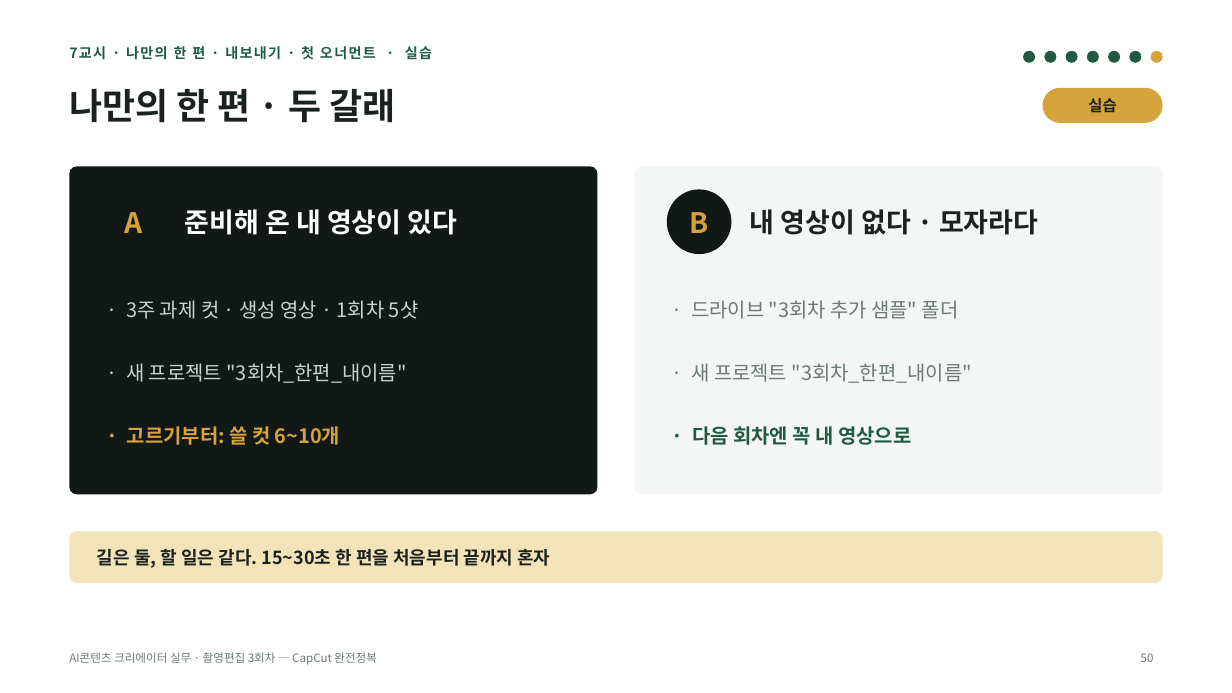
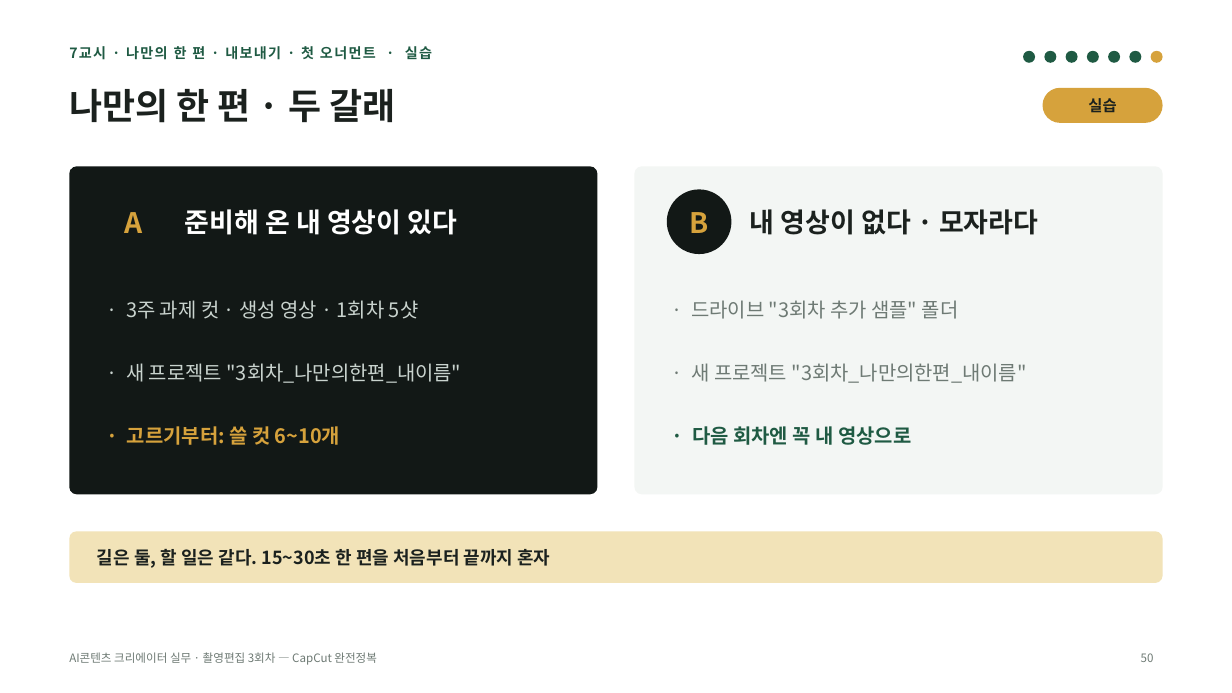
Before and after one commit to yujida/MARUBIT, a slide deck: slide 50 of lectures/03/3회차_CapCut완전정복_슬라이드.pptx. Drawn at 1232x693 pixels with LibreOffice and Linux fonts; fonts in the diff are those of the drawing. Boxes give left, top, right and bottom in pixels: in the first picture for what was removed or moved away, otherwise in the second. Text is boxed around its words. In the diff, an @@ line names an element or a change of style, - is before the commit and + after.

```diff
--- a/lectures/03/3회차_CapCut완전정복_슬라이드.pptx
+++ b/lectures/03/3회차_CapCut완전정복_슬라이드.pptx
@@ text at <box>126,363,462,383</box>: text changed @@
-· 새 프로젝트 "3회차_한편_내이름"
+· 새 프로젝트 "3회차_나만의한편_내이름"
@@ text at <box>691,363,1027,383</box>: text changed @@
-· 새 프로젝트 "3회차_한편_내이름"
+· 새 프로젝트 "3회차_나만의한편_내이름"
```
Also in this commit, not shown: 7 other files.
